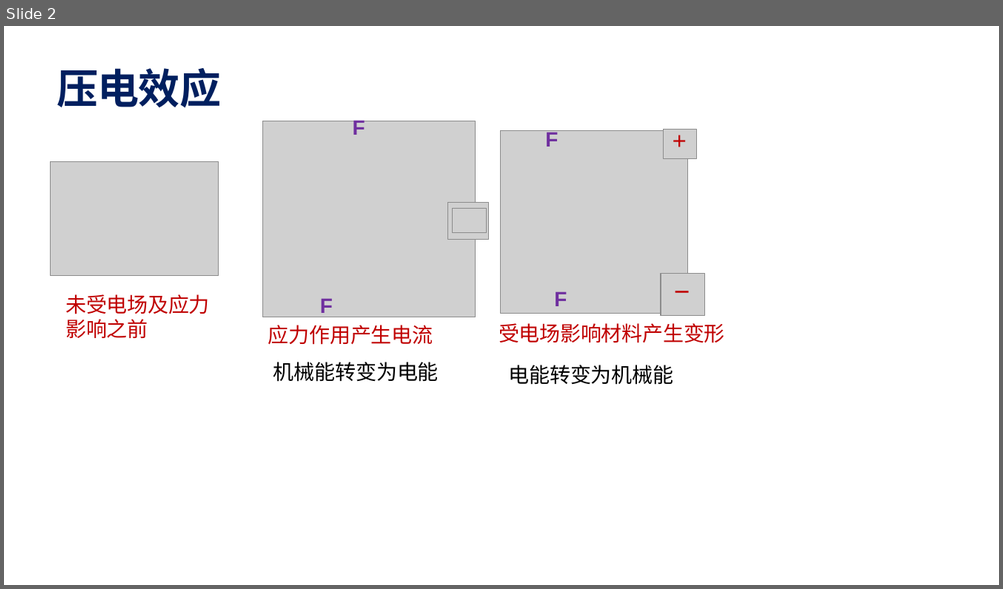
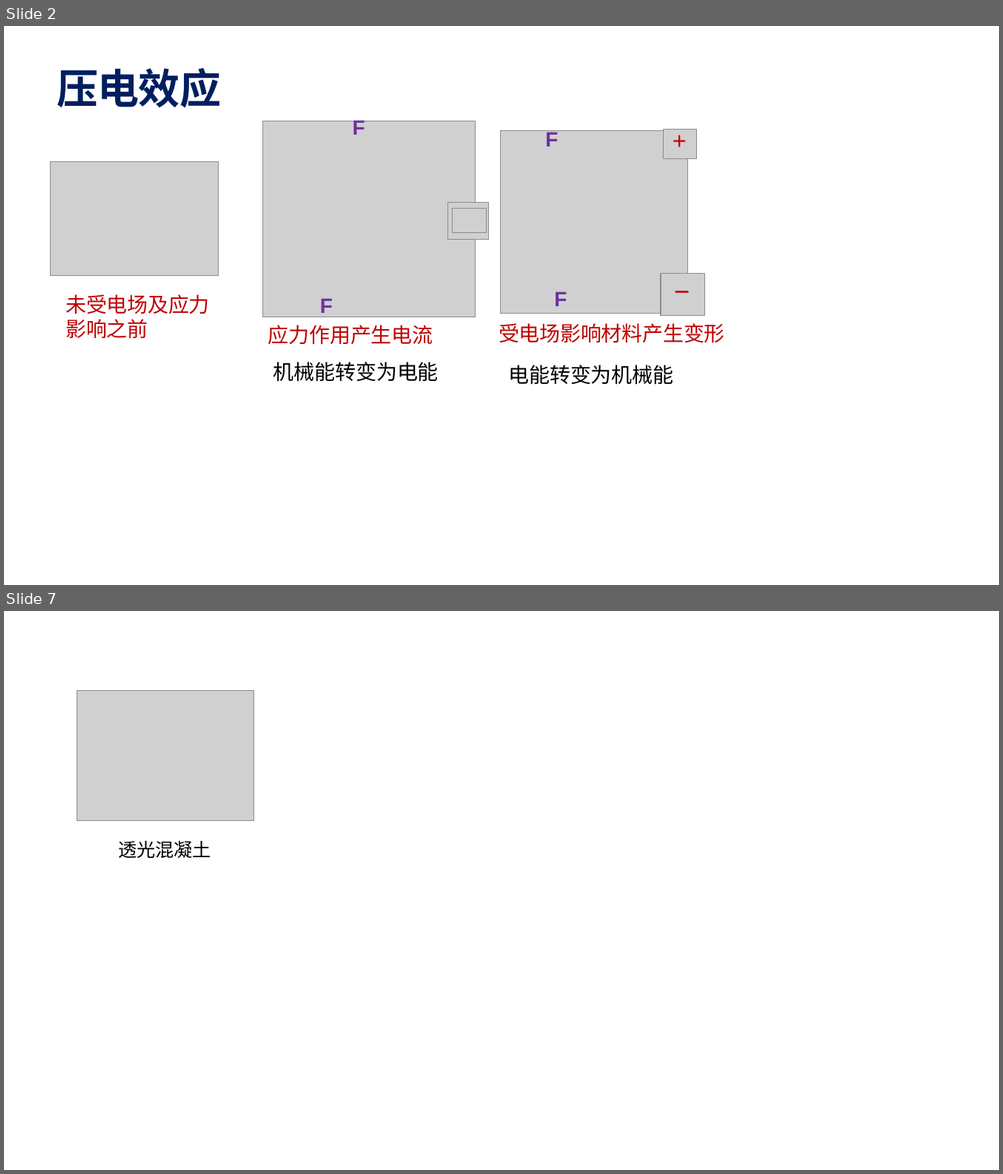
Before and after one commit to guofei9987/a, a slide deck: materials/材料学.pptx. Shown one above the other, each under a label of ours: slide 2 before the commit, slides 2 and 7 after it; the slides between them are not shown. The pictures are 1003x589 and 1003x1174 pixels, drawn with LibreOffice and Linux fonts; fonts in the diff are those of the drawing; grey boxes stand for pictures. Boxes give left, top, right and bottom in pixels: in the first picture for what was removed or moved away, otherwise in the second. Text is boxed around its words. In the diff, an @@ line names an element or a change of style, - is before the commit and + after.

```diff
--- a/materials/材料学.pptx
+++ b/materials/材料学.pptx
@@ slide 7 added at [4, 611, 999, 1170], background #FFFFFF @@
@@ picture added at [77, 690, 253, 820] @@
@@ text added at [118, 840, 211, 858], 18 pt, text #000000 @@
+透光混凝土
```
Also in this commit, not shown: 1 slide changed, 6 other slides added, 1 other file.
